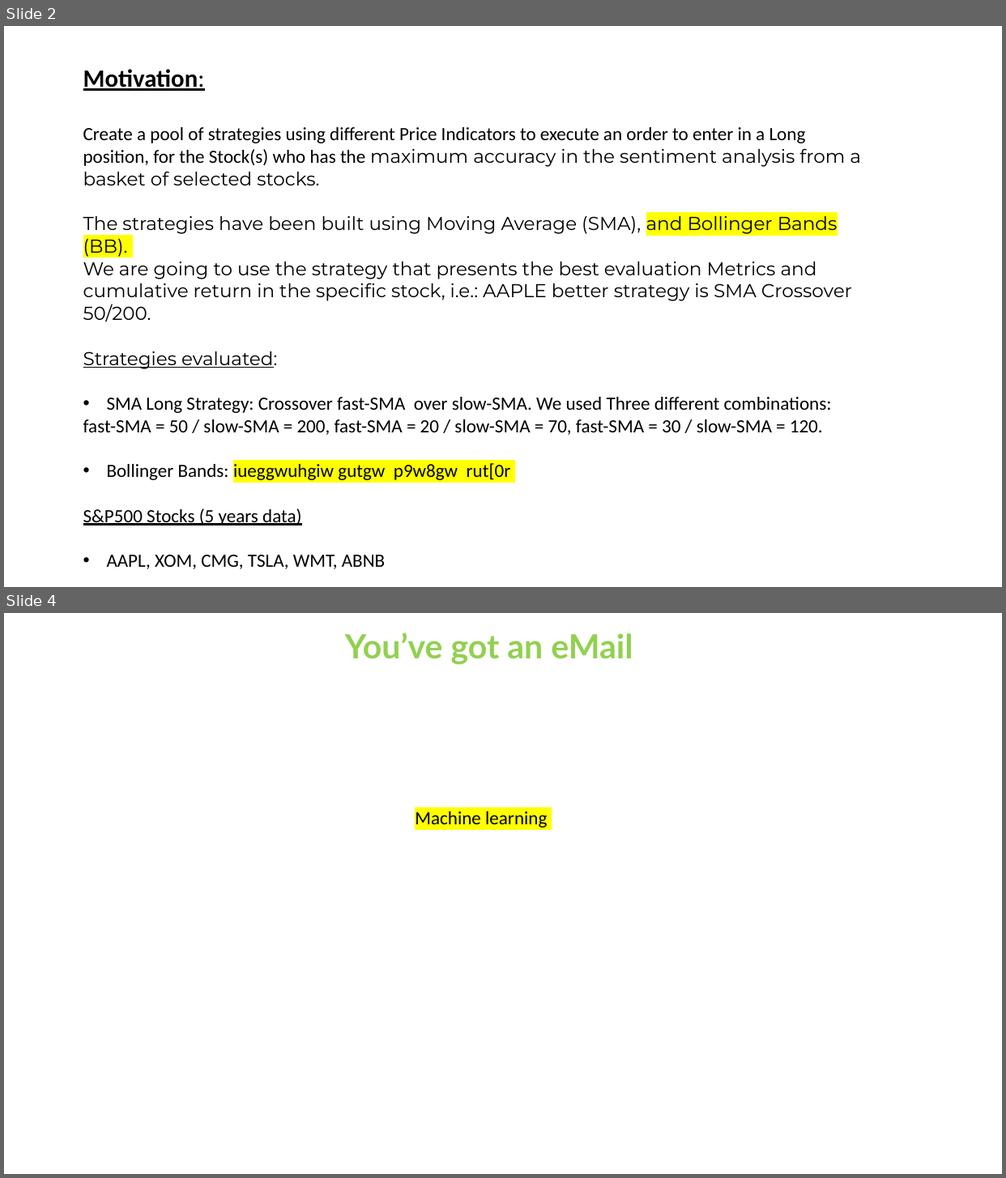
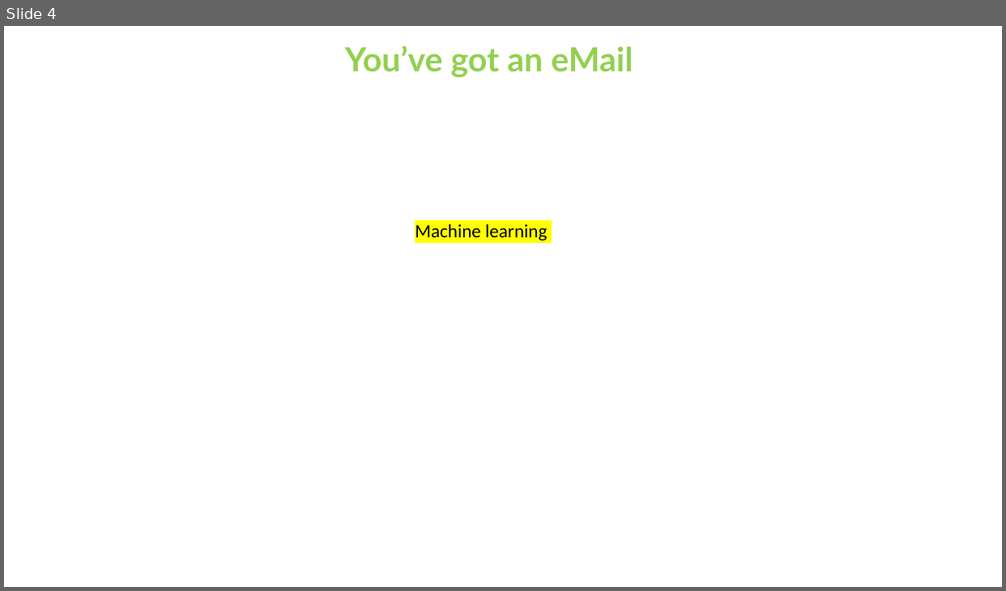
Before and after one commit to Tylryan/Stock-Report, a slide deck: Project_3_presentation_RQ.pptx. Shown one above the other, each under a label of ours: slides 2 and 4 before the commit, slide 4 after it; the slides between them are not shown. The pictures are 1006x1178 and 1006x591 pixels, drawn with LibreOffice and Linux fonts; fonts in the diff are those of the drawing. Boxes give left, top, right and bottom in pixels: in the first picture for what was removed or moved away, otherwise in the second. Text is boxed around its words. In the diff, an @@ line names an element or a change of style, - is before the commit and + after.

```diff
--- a/Project_3_presentation_RQ.pptx
+++ b/Project_3_presentation_RQ.pptx
@@ slide 2 removed at (x1=4, y1=26, x2=1002, y2=587), background #FFFFFF @@
@@ text removed at (x1=83, y1=69, x2=861, y2=570) @@
-Motivation:
-Create a pool of strategies using different Price Indicators to execute an order to enter in a Long position, for the Stock(s) who has the maximum accuracy in the sentiment analysis from a basket of selected stocks.
-The strategies have been built using Moving Average (SMA), and Bollinger Bands (BB).
-We are going to use the strategy that presents the best evaluation Metrics and cumulative return in the specific stock, i.e.: AAPLE better strategy is SMA Crossover 50/200.
-Strategies evaluated:
-• SMA Long Strategy: Crossover fast-SMA over slow-SMA. We used Three different combinations:
-fast-SMA = 50 / slow-SMA = 200, fast-SMA = 20 / slow-SMA = 70, fast-SMA = 30 / slow-SMA = 120.
-• Bollinger Bands: iueggwuhgiw gutgw p9w8gw rut[0r
-S&P500 Stocks (5 years data)
-• AAPL, XOM, CMG, TSLA, WMT, ABNB
```
Also in this commit, not shown: 4 slides changed, 1 slide added, 1 other slide removed.
